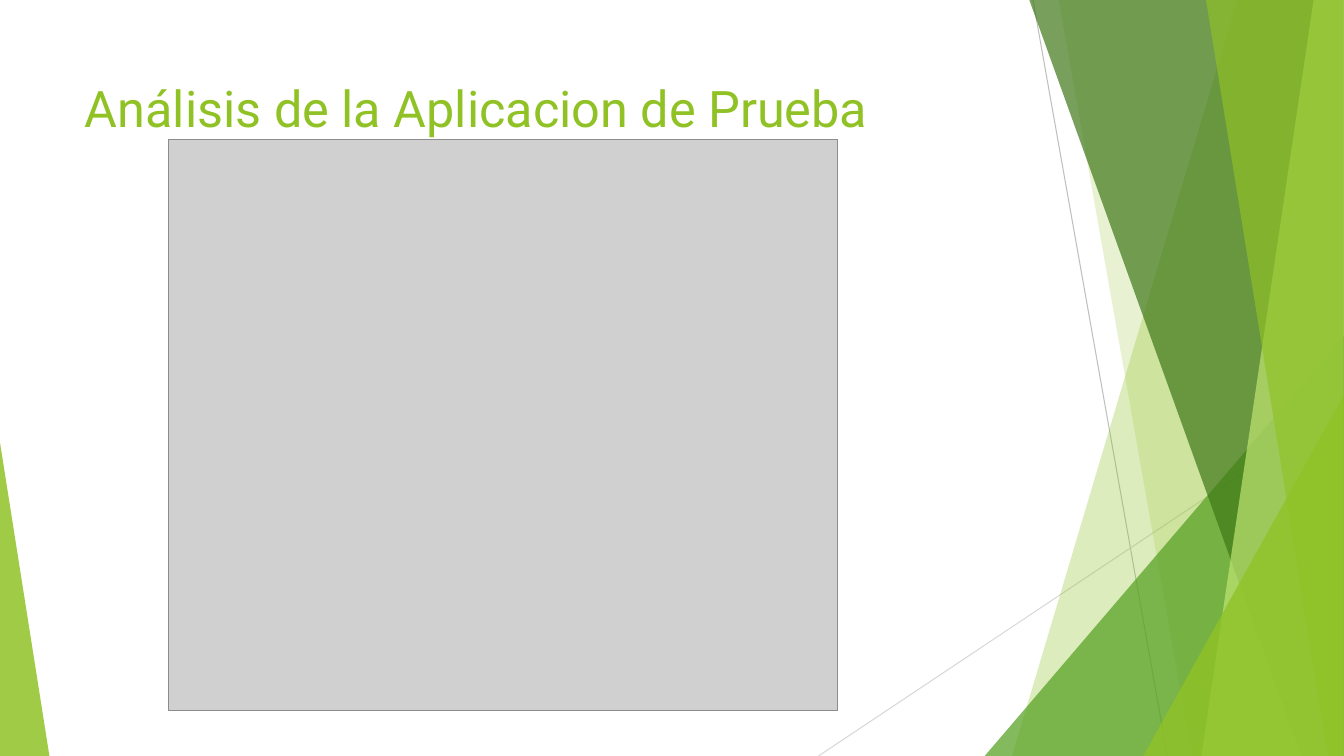
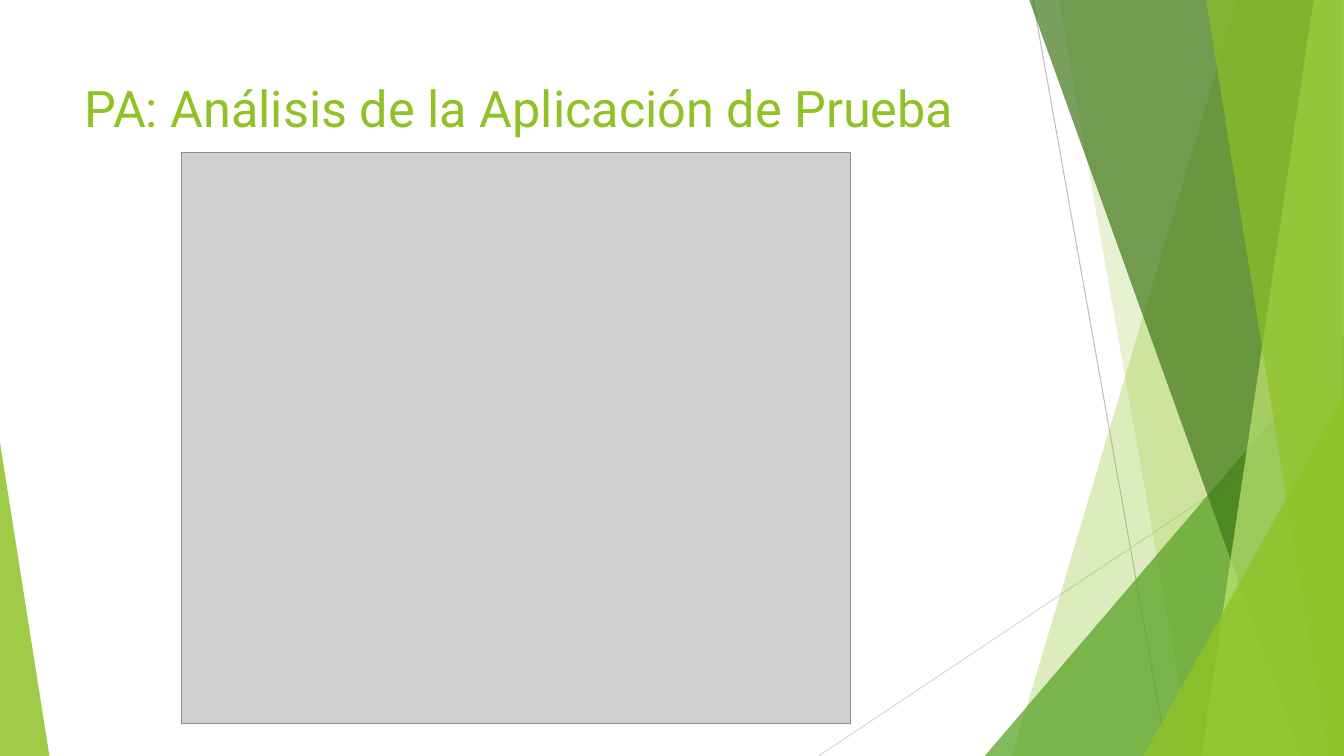
Before and after one commit to jomarnavarro/intro_automation, a slide deck: slide 8 of presentaciones/Selenium, session 1.pptx. Drawn at 1344x756 pixels with LibreOffice and Linux fonts; fonts in the diff are those of the drawing; grey boxes stand for pictures. Boxes give left, top, right and bottom in pixels: in the first picture for what was removed or moved away, otherwise in the second. Text is boxed around its words. In the diff, an @@ line names an element or a change of style, - is before the commit and + after.

```diff
--- a/presentaciones/Selenium, session 1.pptx
+++ b/presentaciones/Selenium, session 1.pptx
@@ title at [85,89,953,138]: text changed @@
-Análisis de la Aplicacion de Prueba
+PA: Análisis de la Aplicación de Prueba
@@ picture: place and size @@
-picture at [169,140,839,711]
+picture at [181,152,851,723]
```
Also in this commit, not shown: 4 other slides changed, 5 slides added, 1 other file.
